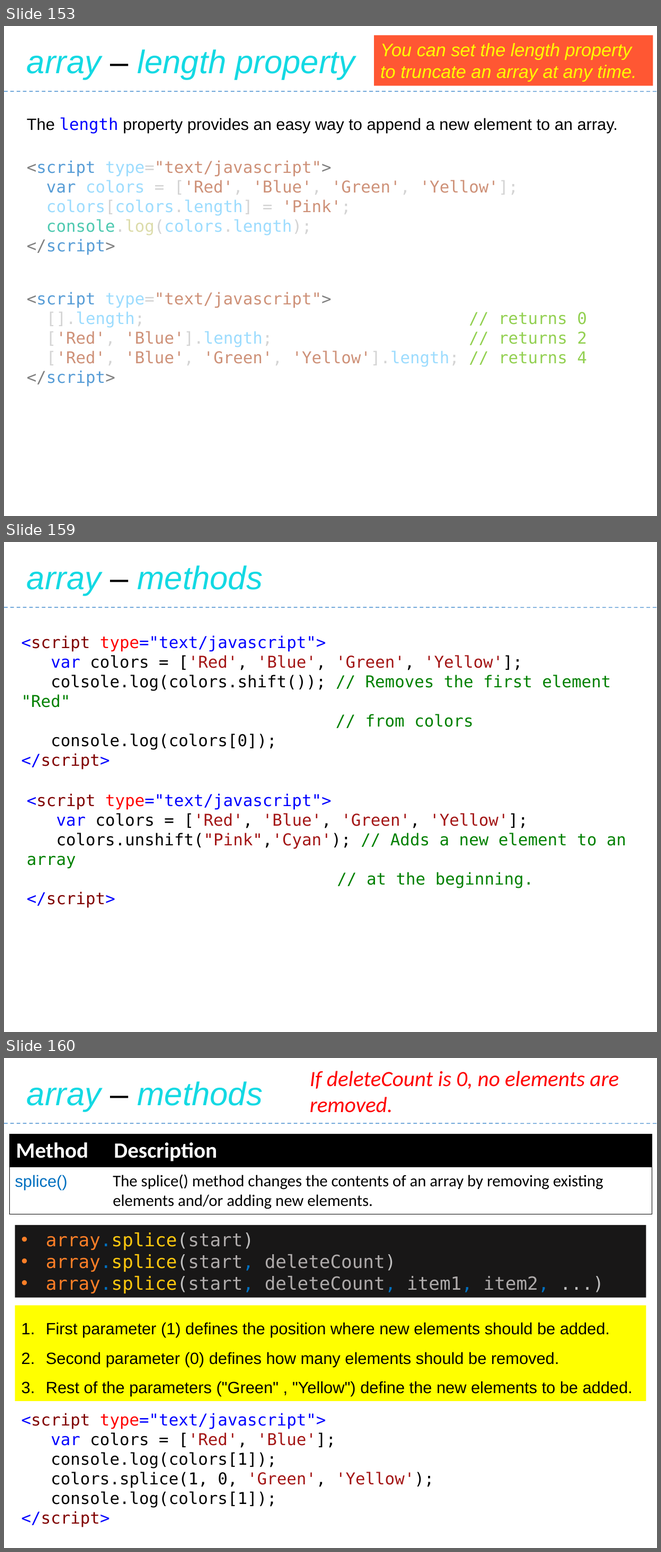
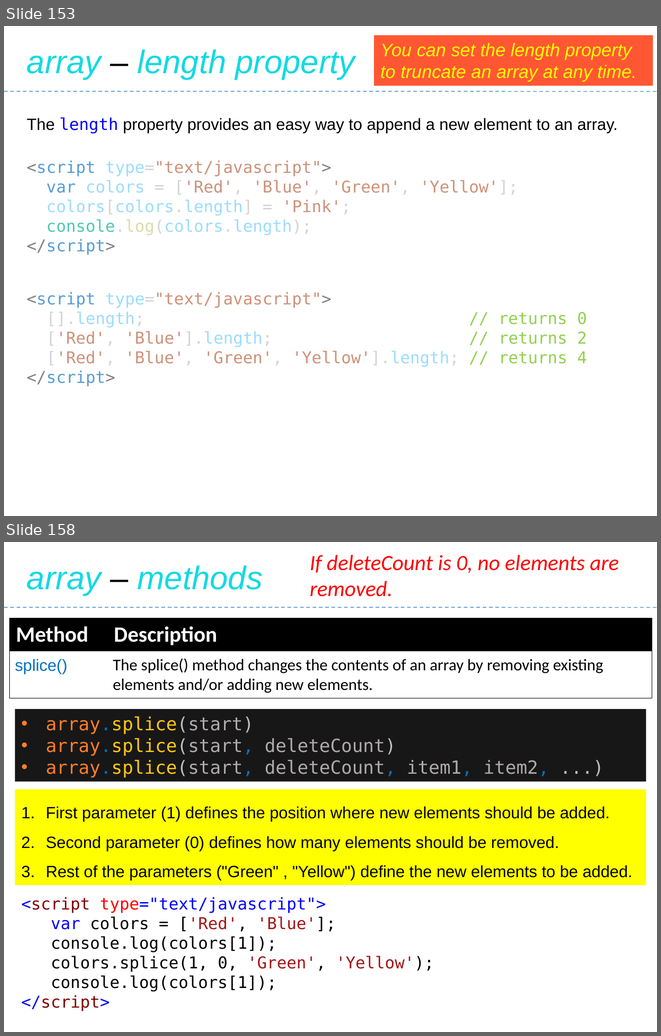
Before and after one commit to Saleel-Bagde/PPT-s, a slide deck: JavaScript.pptx. Shown one above the other, each under a label of ours: slides 153, 159 and 160 before the commit, slides 153 and 158 after it; the slides between them are not shown. The pictures are 661x1552 and 661x1036 pixels, drawn with LibreOffice and Linux fonts; fonts in the diff are those of the drawing. Boxes give left, top, right and bottom in pixels: in the first picture for what was removed or moved away, otherwise in the second. Text is boxed around its words. In the diff, an @@ line names an element or a change of style, - is before the commit and + after.

```diff
--- a/JavaScript.pptx
+++ b/JavaScript.pptx
@@ slide 159 removed at bbox=[4, 542, 657, 1032], background #FFFFFF @@
@@ text removed at bbox=[27, 565, 263, 595] @@
-array – methods
@@ line removed from (4, 607) to (657, 607) @@
@@ text removed at bbox=[21, 635, 611, 750] @@
-<script type="text/javascript">
-var colors = ['Red', 'Blue', 'Green', 'Yellow'];
-colsole.log(colors.shift()); // Removes the first element "Red"
-// from colors
-console.log(colors[0]);
-</script>
@@ text removed at bbox=[27, 793, 626, 888] @@
-<script type="text/javascript">
-var colors = ['Red', 'Blue', 'Green', 'Yellow'];
-colors.unshift("Pink",'Cyan'); // Adds a new element to an array
-// at the beginning.
-</script>
@@ what was slide 160 is now slide 158 @@
```
Also in this commit, not shown: 9 slides changed, 1 other slide removed.
